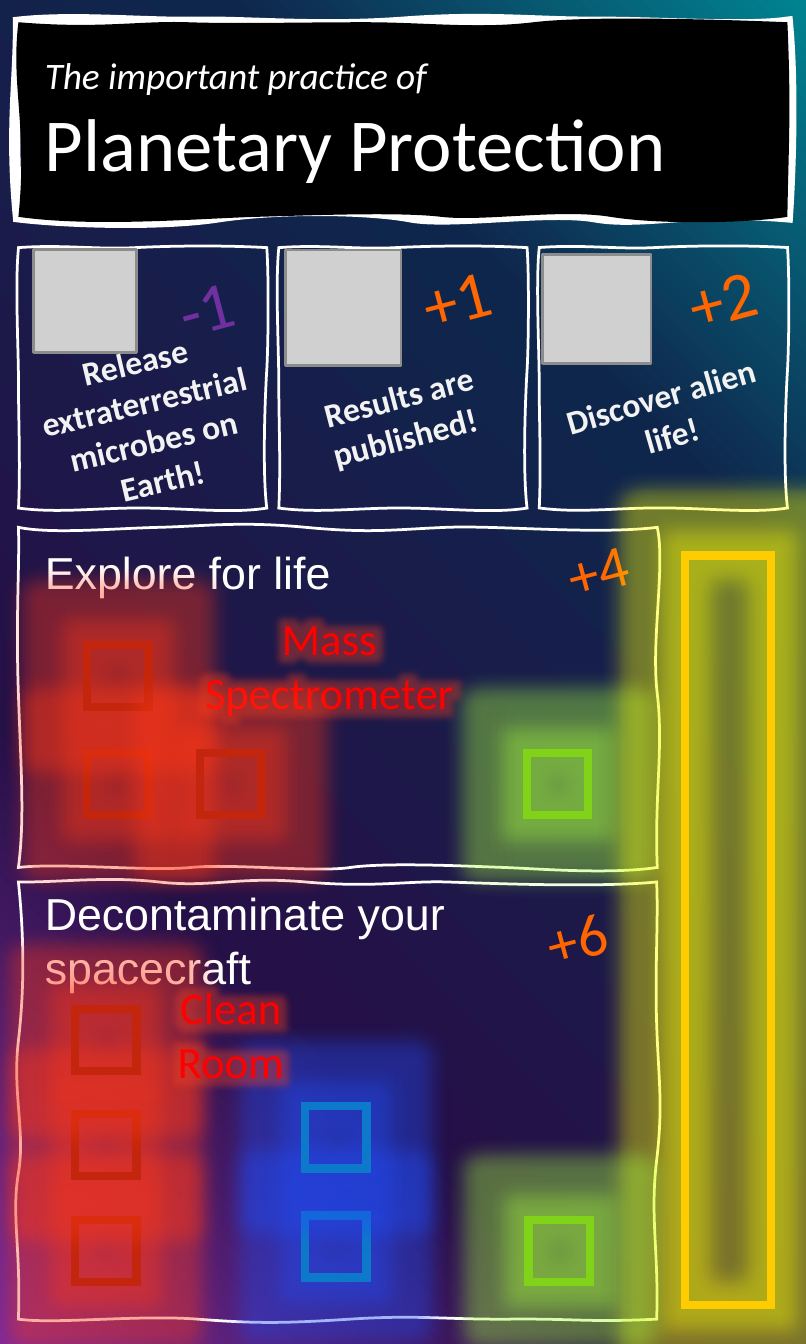
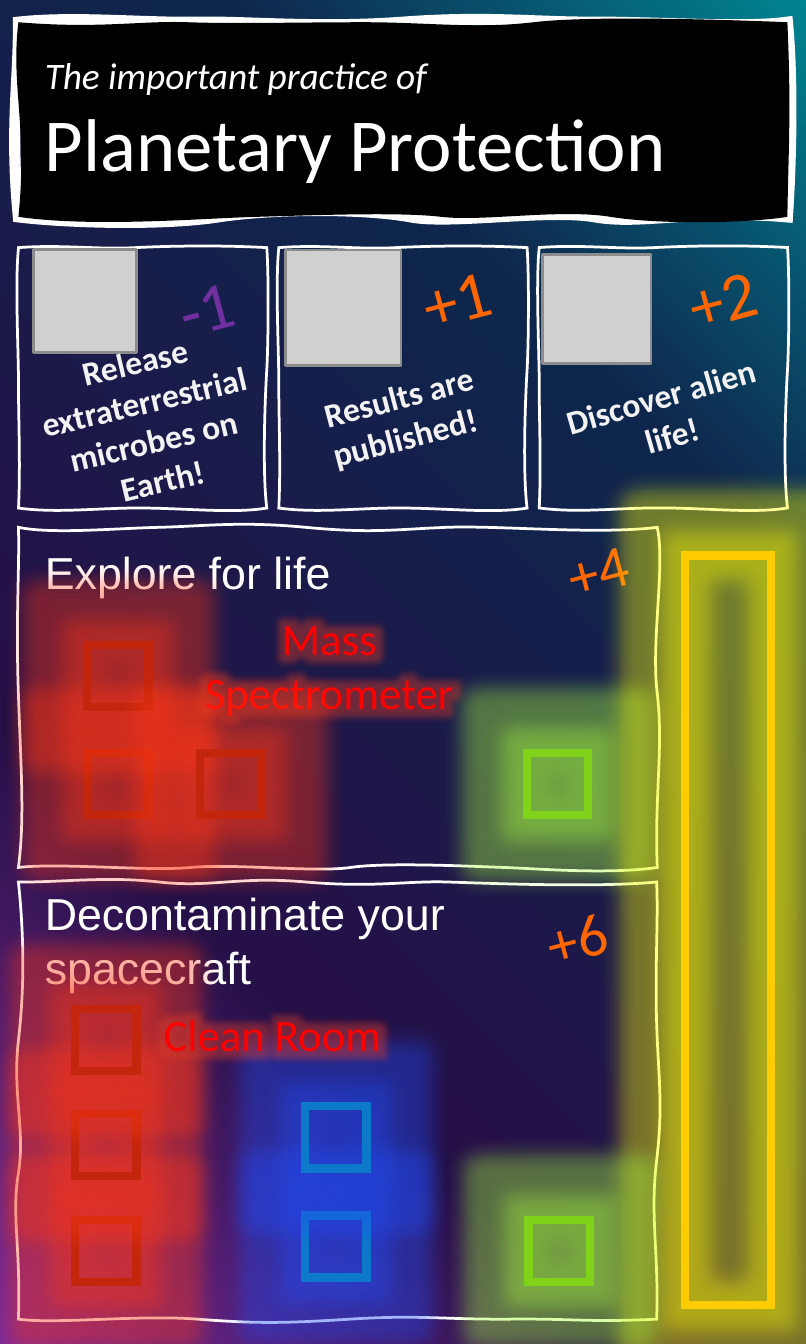
Before and after one commit to lkstanwyck/SpaceApps2021, a slide deck: slide 5 of Mission Cards.pptx. Drawn at 806x1344 pixels with LibreOffice and Linux fonts; fonts in the diff are those of the drawing; grey boxes stand for pictures. Boxes give left, top, right and bottom in pixels: in the first picture for what was removed or moved away, otherwise in the second. Text is boxed around its words. In the diff, an @@ line names an element or a change of style, - is before the commit and + after.

```diff
--- a/Mission Cards.pptx
+++ b/Mission Cards.pptx
@@ text "Clean Room" rewrapped from box(178, 987, 284, 1090) to box(164, 1014, 381, 1063) @@
```
Also in this commit, not shown: 2 other slides changed.
